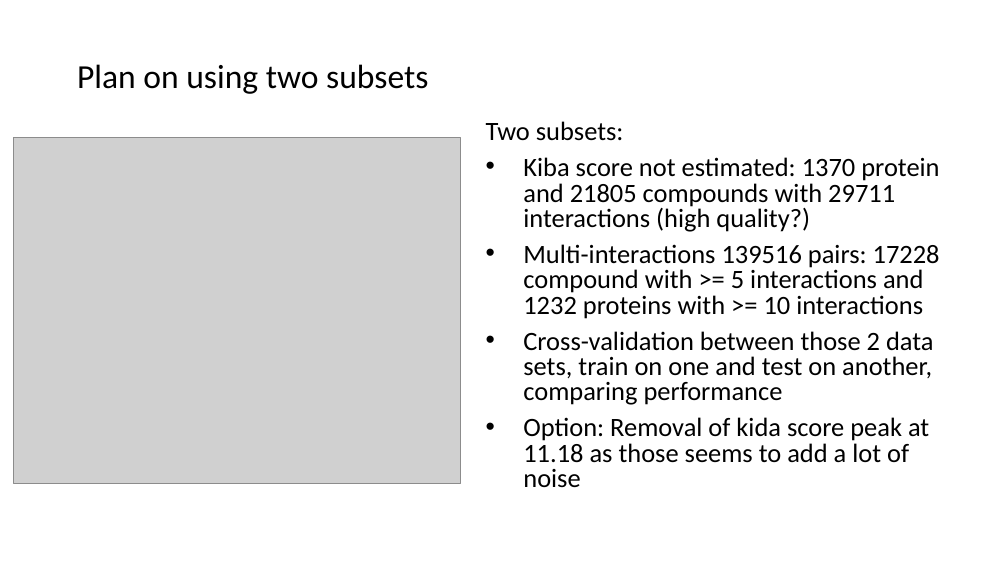
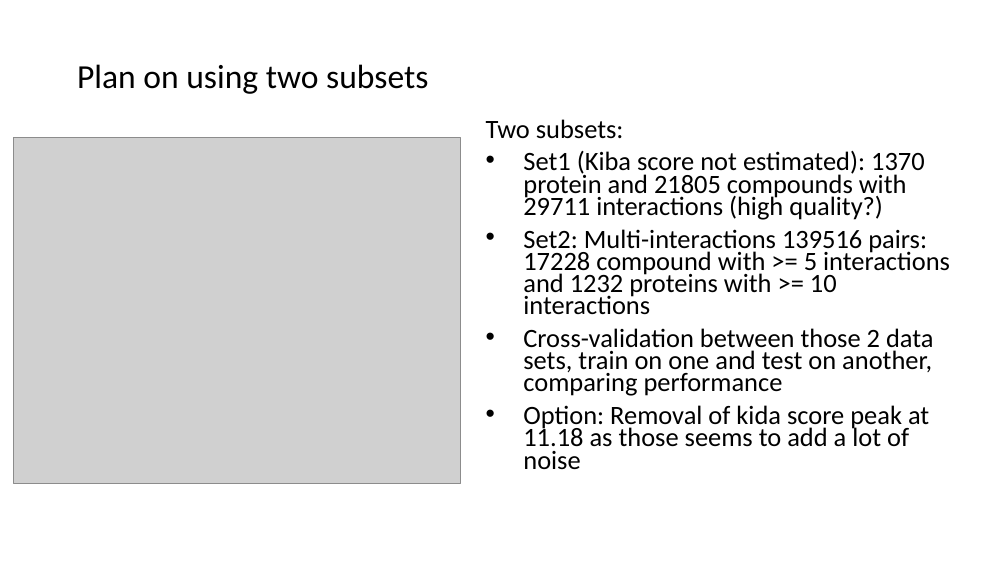
Before and after one commit to flycloud-king/DTI_KiBA, a slide deck: slide 5 of DTI prediction with KiBA dataset.pptx (slide 4 before the commit). Drawn at 1008x567 pixels with LibreOffice and Linux fonts; fonts in the diff are those of the drawing; grey boxes stand for pictures. Boxes give left, top, right and bottom in pixels: in the first picture for what was removed or moved away, otherwise in the second. Text is boxed around its words. In the diff, an @@ line names an element or a change of style, - is before the commit and + after.

```diff
--- a/DTI prediction with KiBA dataset.pptx
+++ b/DTI prediction with KiBA dataset.pptx
@@ text at (486, 119, 934, 469): line spacing 0.8 to 0.7 @@
@@ text at (523, 151, 950, 315): text changed @@
-• Kiba score not estimated: 1370 protein and 21805 compounds with 29711 interactions (high quality?)
-• Multi-interactions 139516 pairs: 17228 compound with >= 5 interactions and 1232 proteins with >= 10 interactions
+• Set1 (Kiba score not estimated): 1370 protein and 21805 compounds with 29711 interactions (high quality?)
+• Set2: Multi-interactions 139516 pairs: 17228 compound with >= 5 interactions and 1232 proteins with >= 10 interactions
```
Also in this commit, not shown: 3 other slides changed, 1 slide added.
